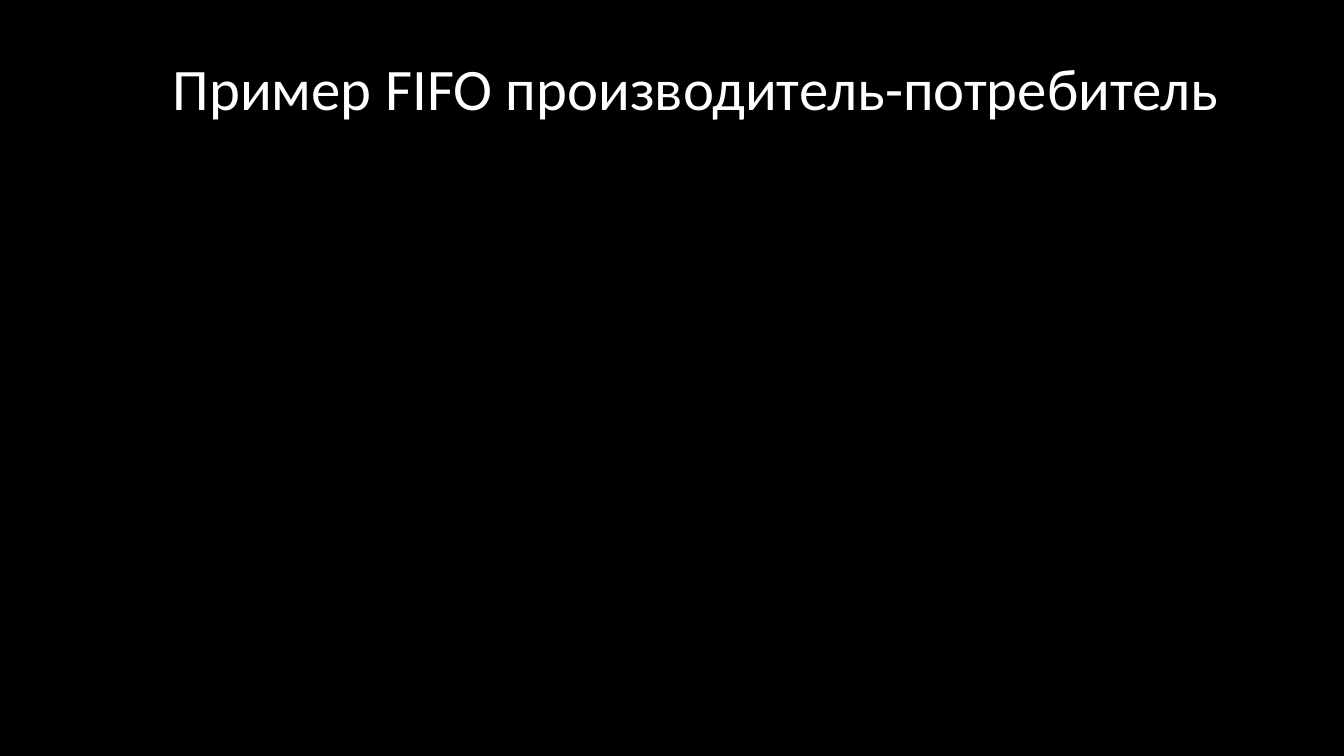
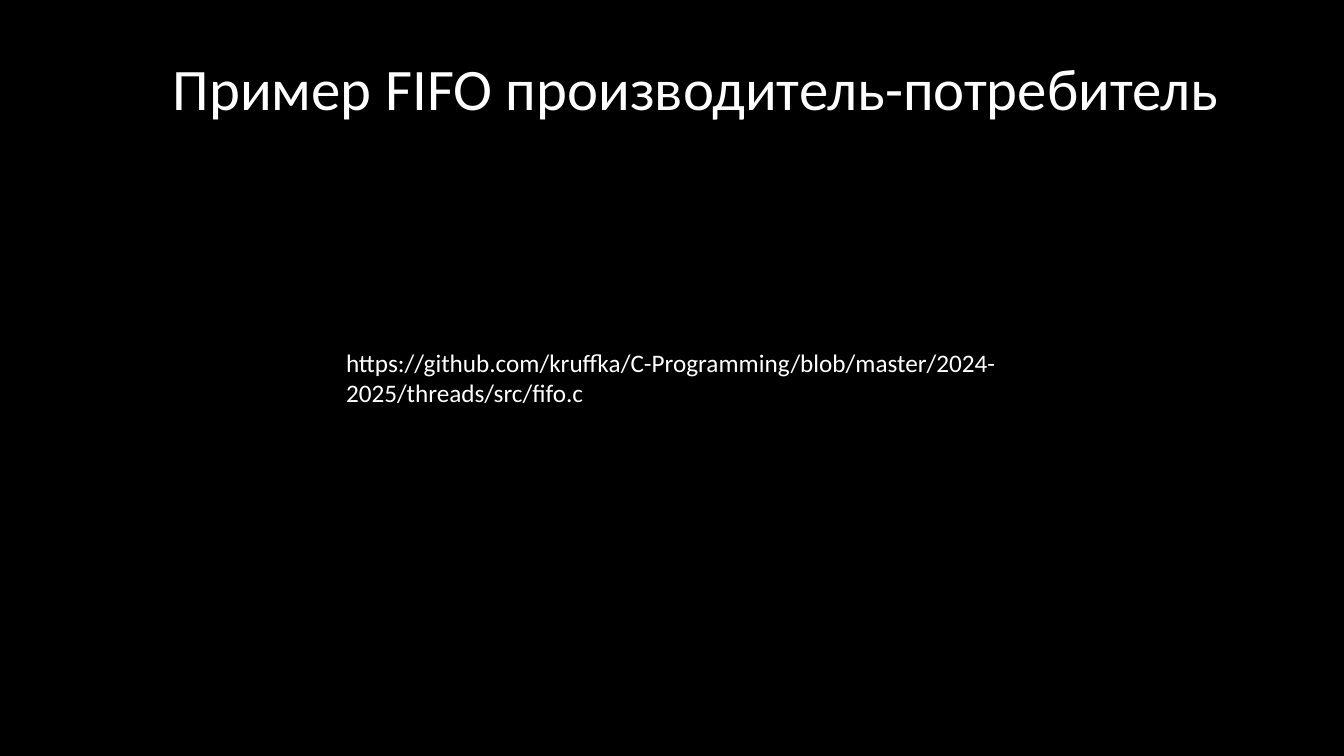
Before and after one commit to kruffka/C-Programming, a slide deck: slide 21 of 2024-2025/threads/6_threads.pptx. Drawn at 1344x756 pixels with LibreOffice and Linux fonts; fonts in the diff are those of the drawing. Boxes give left, top, right and bottom in pixels: in the first picture for what was removed or moved away, otherwise in the second. Text is boxed around its words. In the diff, an @@ line names an element or a change of style, - is before the commit and + after.

```diff
--- a/2024-2025/threads/6_threads.pptx
+++ b/2024-2025/threads/6_threads.pptx
@@ text added at <box>346,354,995,403</box>, 18 pt, text #FFFFFF @@
+https://github.com/kruffka/C-Programming/blob/master/2024-2025/threads/src/fifo.c
```
Also in this commit, not shown: 3 other slides changed.
